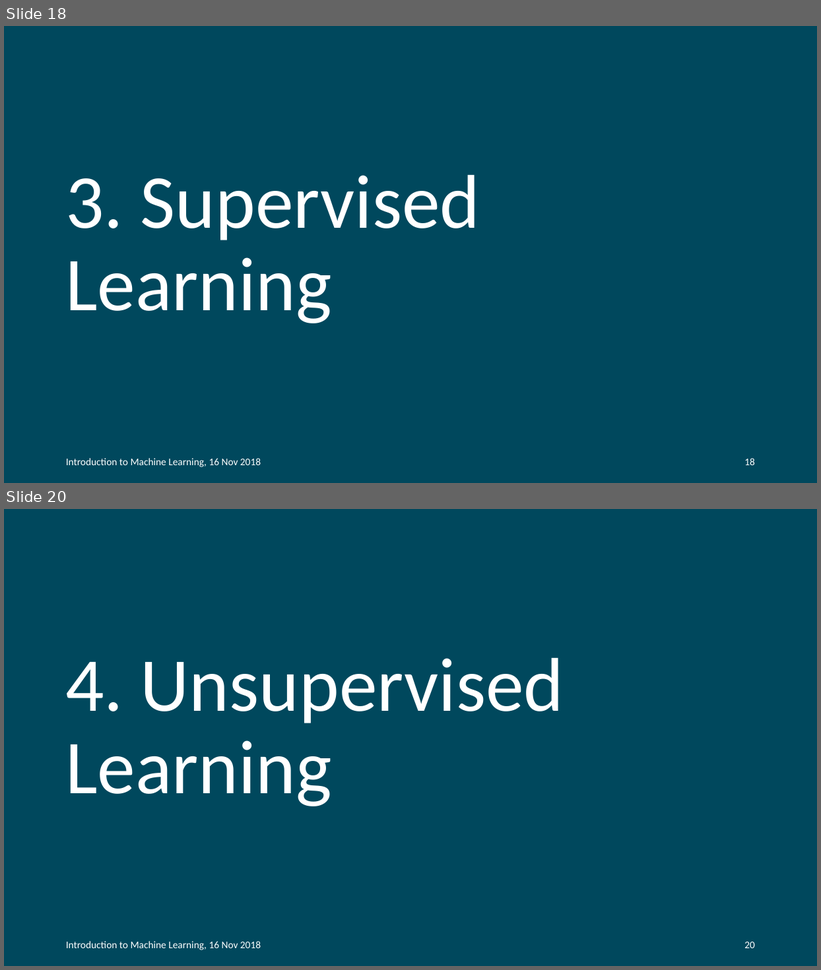
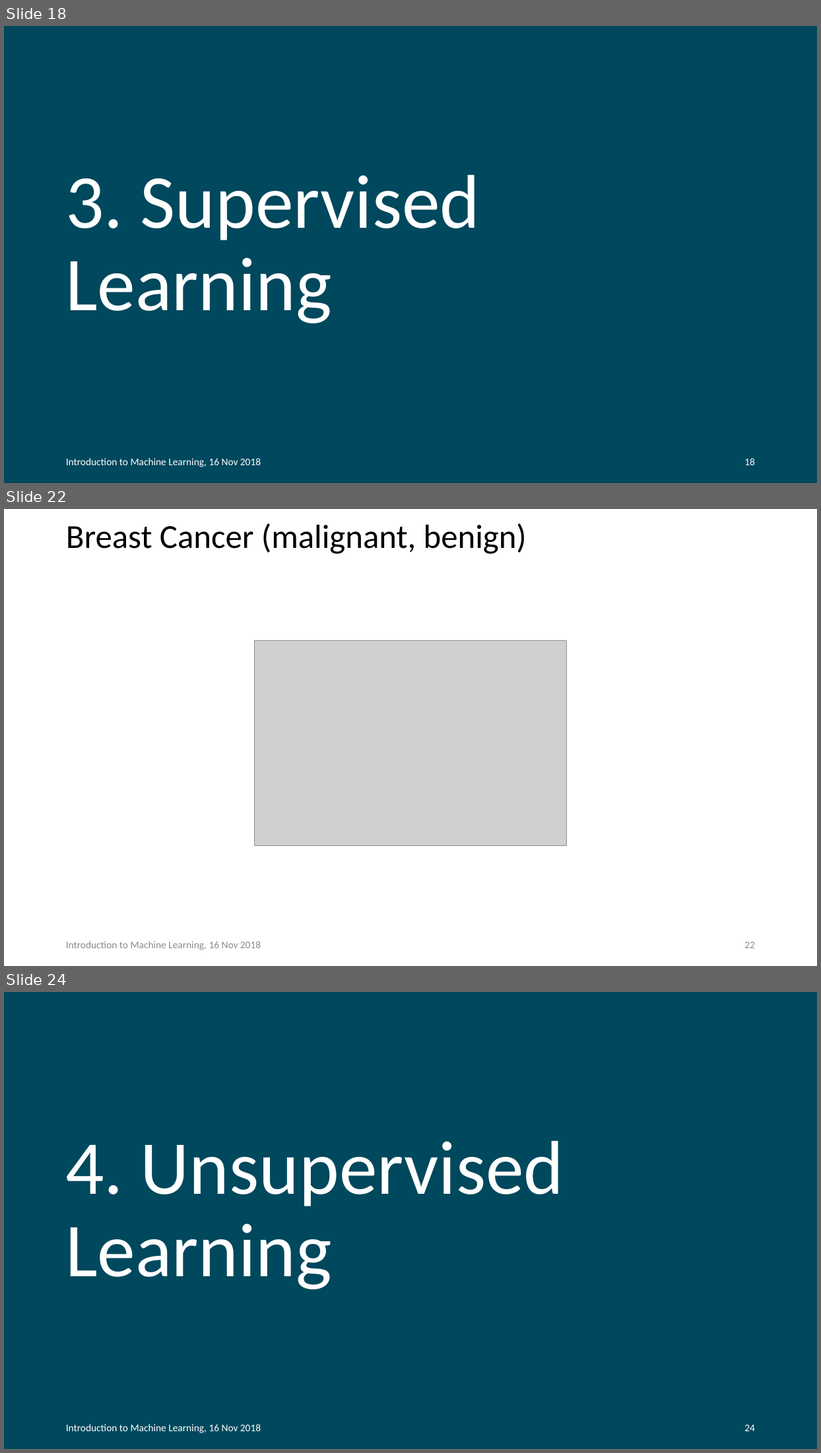
Before and after one commit to botterweck/research, a slide deck: presentations/2018-11-introductontomachinelearning/IntroML.pptx. Shown one above the other, each under a label of ours: slides 18 and 20 before the commit, slides 18, 22 and 24 after it; the slides between them are not shown. The pictures are 821x970 and 821x1453 pixels, drawn with LibreOffice and Linux fonts; fonts in the diff are those of the drawing; grey boxes stand for pictures. Boxes give left, top, right and bottom in pixels: in the first picture for what was removed or moved away, otherwise in the second. Text is boxed around its words. In the diff, an @@ line names an element or a change of style, - is before the commit and + after.

```diff
--- a/presentations/2018-11-introductontomachinelearning/IntroML.pptx
+++ b/presentations/2018-11-introductontomachinelearning/IntroML.pptx
@@ slide 22 added at [4, 509, 817, 966], background #FFFFFF @@
@@ title added at [66, 524, 527, 554], 39.6 pt, text #000000 @@
+Breast Cancer (malignant, benign)
@@ picture added at [254, 641, 567, 846] @@
@@ text added at [66, 941, 261, 951], 12 pt, text #8C8C8C @@
+Introduction to Machine Learning, 16 Nov 2018
@@ page number added at [745, 942, 755, 949], 12 pt, text #8C8C8C @@
+22
@@ what was slide 20 is now slide 24 @@
@@ page number at [745, 1425, 755, 1432]: text changed @@
-20
+24
```
Also in this commit, not shown: 4 slides changed, 4 other slides added, 4 other files.
